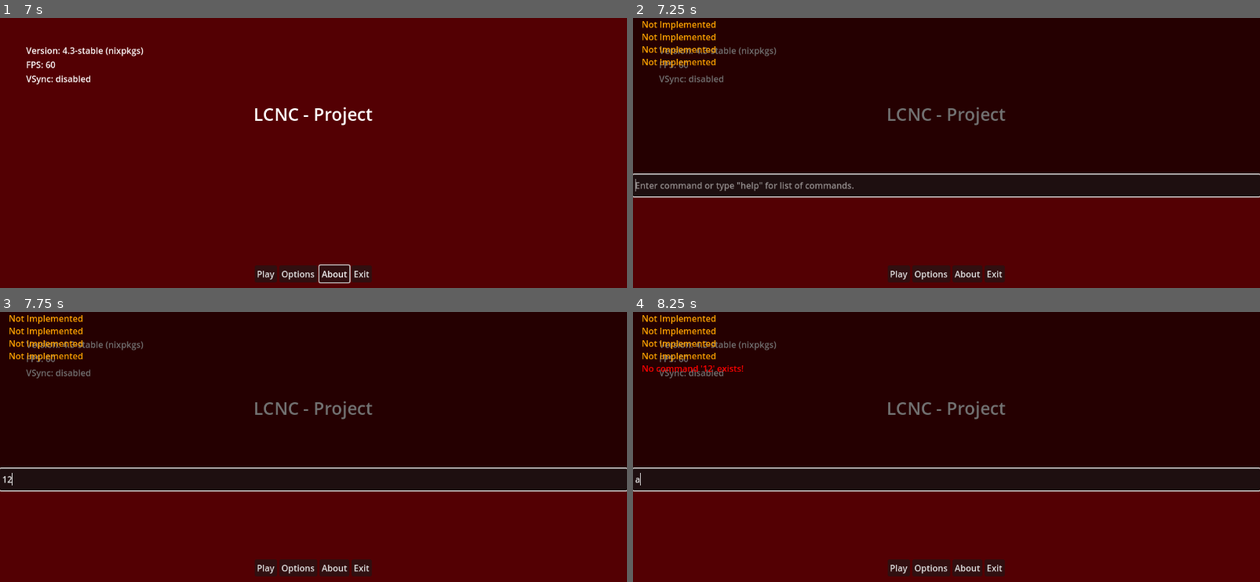
Above: before the commit, frames 1-4 (two rows, left to right).
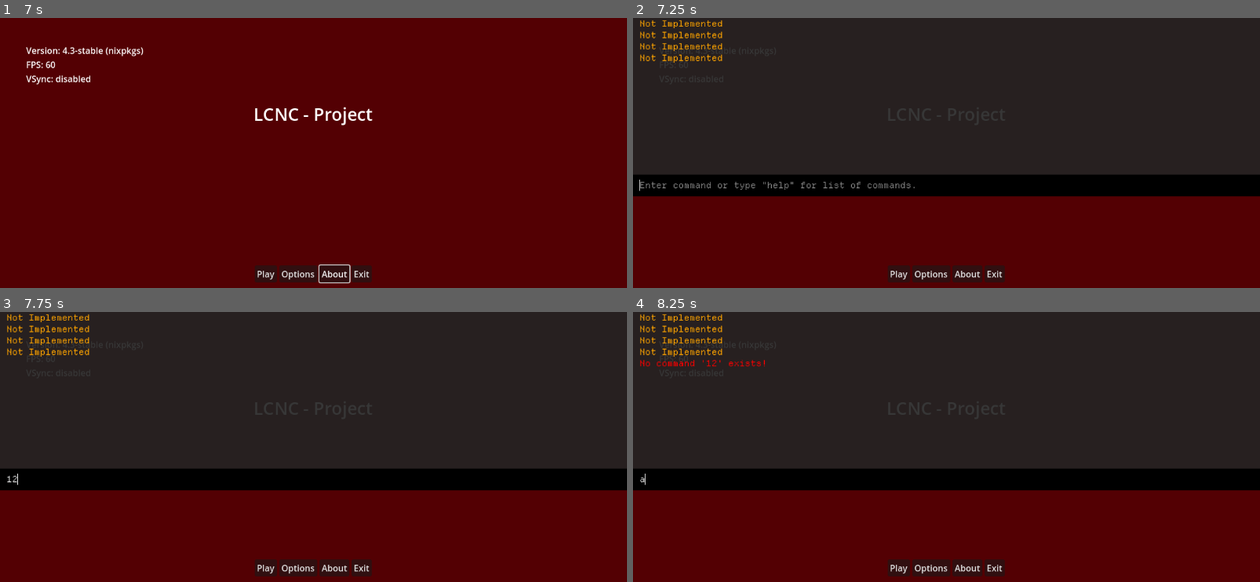
Above: after the commit, the same moments.

Repository: miklaskarjalainen/KioskKnockout
Game: Godot game, scene res://src/scenes/titlescreen.tscn
Same seed, same stepped clock (60 frames per second), same inputs: the game is played once before the commit and once after it.
Inputs (mouse positions are in pixels of both pictures, inside the frame that each line leads up to):
- Up to frame 1 (7 s): click "Play" at 0.5 s; click "Play" at 1.25 s; click "Options" at 2 s; click "About" at 2.75 s; move the mouse to (451, 177) at 3.52 s; hold D (kb_right) 3.53-4.28 s; click (451, 177) at 3.67 s; move the mouse to (188, 212) at 4.27 s; hold A (kb_left) 4.28-5.03 s; move the mouse to (376, 117) at 5.02 s; hold D (kb_right) 5.03-5.78 s; move the mouse to (282, 263) at 5.77 s; hold W (kb_up) 5.78-6.53 s; click (282, 263) at 5.92 s; move the mouse to (501, 247) at 6.52 s; hold A (kb_left) from 6.53 s (still down)
- Up to frame 2 (7.25 s): keep holding A (kb_left); tap F1 (kb_toggle_console) at 7.15 s
- Up to frame 3 (7.75 s): release A (kb_left) at 7.25 s; click (313, 479) at 7.27 s; type "12" at 7.35 s
- Up to frame 4 (8.25 s): tap Enter at 8 s; move the mouse to (758, 436) at 8.02 s; hold A (kb_left) from 8.03 s (still down)

Frame 1 is identical in both runs. In frame 2, 66% of the frame differs, in the area x 0-100%, y 0-67%; in frame 3, 66%; in frame 4, 66%.

Commit message:
Made the console little more pretty

Diff:
--- a/src/singletons/Console.tscn
+++ b/src/singletons/Console.tscn
@@ -1,6 +1,7 @@
-[gd_scene load_steps=2 format=3 uid="uid://qok2pqrsc10t"]
+[gd_scene load_steps=3 format=3 uid="uid://qok2pqrsc10t"]
 
 [ext_resource type="Script" path="res://src/singletons/Console.gd" id="1_3jvy8"]
+[ext_resource type="Theme" uid="uid://droiqkjvi5u78" path="res://src/singletons/Console/ConsoleTheme.tres" id="2_q2or7"]
 
 [node name="DeveloperConsole" type="Control"]
 z_index = 10
@@ -19,16 +20,16 @@
 anchor_bottom = 0.506
 offset_bottom = 0.111969
 mouse_filter = 2
-color = Color(0, 0, 0, 0.552941)
+color = Color(0.137255, 0.137255, 0.137255, 0.909804)
 metadata/_edit_lock_ = true
 
 [node name="output" type="RichTextLabel" parent="."]
 layout_mode = 1
 anchors_preset = -1
-anchor_left = 0.0138889
-anchor_right = 0.986111
+anchor_right = 1.0
 anchor_bottom = 0.444444
 focus_mode = 2
+theme = ExtResource("2_q2or7")
 bbcode_enabled = true
 scroll_following = true
 autowrap_mode = 2
@@ -41,6 +42,7 @@
 anchor_top = 0.444444
 anchor_right = 1.0
 anchor_bottom = 0.506173
+theme = ExtResource("2_q2or7")
 placeholder_text = "Enter command or type \"help\" for list of commands."
 metadata/_edit_use_anchors_ = true
 
--- /dev/null
+++ b/src/singletons/Console/ConsoleTheme.tres
@@ -0,0 +1,21 @@
+[gd_resource type="Theme" load_steps=4 format=3 uid="uid://droiqkjvi5u78"]
+
+[ext_resource type="FontFile" uid="uid://b767y5i6fw4xo" path="res://src/singletons/Console/DepartureMono-Regular.otf" id="1_u0ryo"]
+
+[sub_resource type="StyleBoxFlat" id="StyleBoxFlat_m1rwq"]
+bg_color = Color(0, 0, 0, 1)
+border_width_left = 12
+border_color = Color(0, 0, 0, 1)
+
+[sub_resource type="StyleBoxFlat" id="StyleBoxFlat_q1rof"]
+bg_color = Color(0.6, 0.6, 0.6, 0)
+border_width_left = 12
+border_width_bottom = 12
+border_color = Color(0.8, 0.8, 0.8, 0)
+
+[resource]
+default_font = ExtResource("1_u0ryo")
+LineEdit/styles/focus = SubResource("StyleBoxFlat_m1rwq")
+LineEdit/styles/normal = SubResource("StyleBoxFlat_m1rwq")
+RichTextLabel/styles/focus = SubResource("StyleBoxFlat_q1rof")
+RichTextLabel/styles/normal = SubResource("StyleBoxFlat_q1rof")
Binary file added: src/singletons/Console/DepartureMono-Regular.otf
Not shown, added: src/singletons/Console/DepartureMono-Regular-LICENCE
